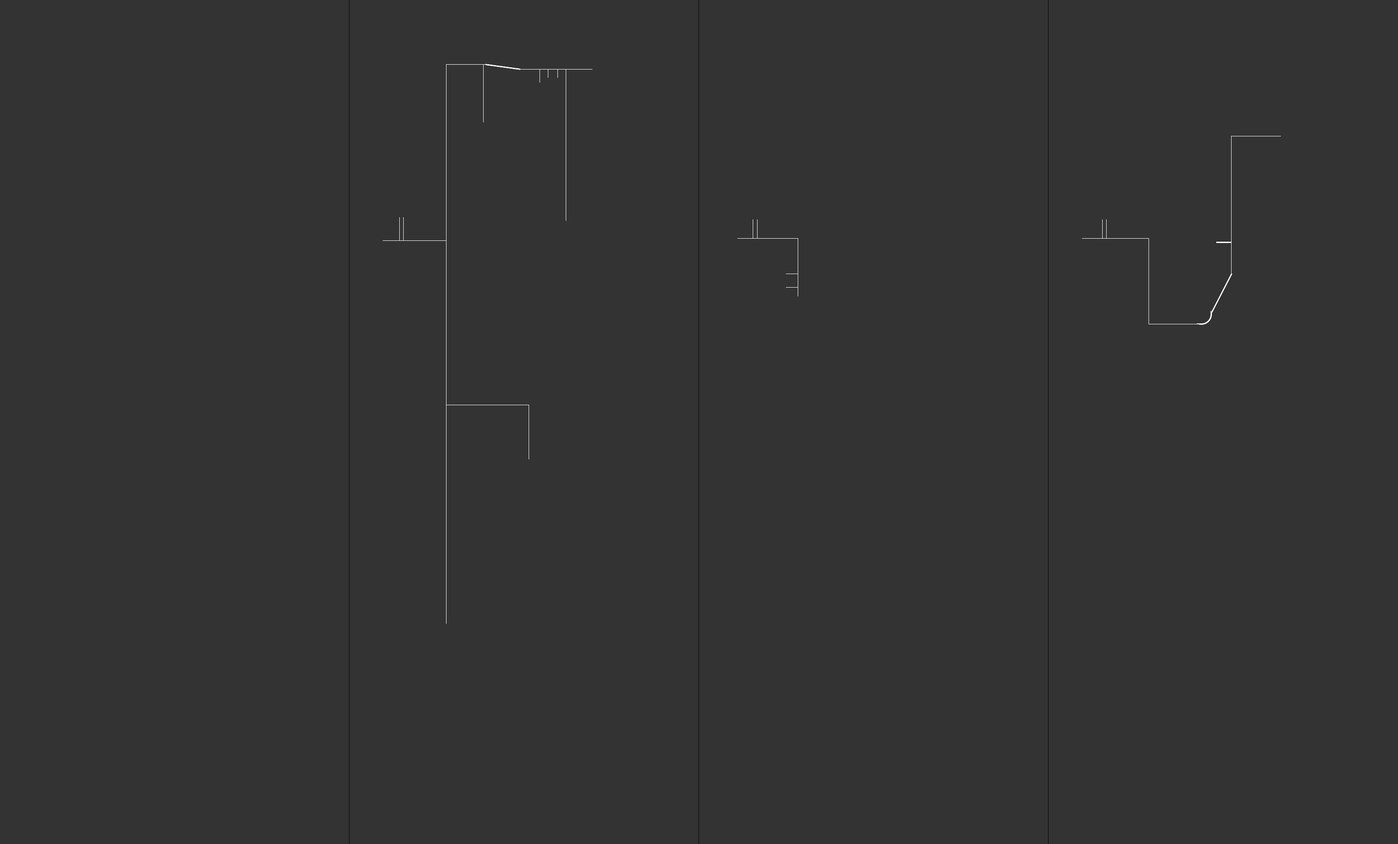
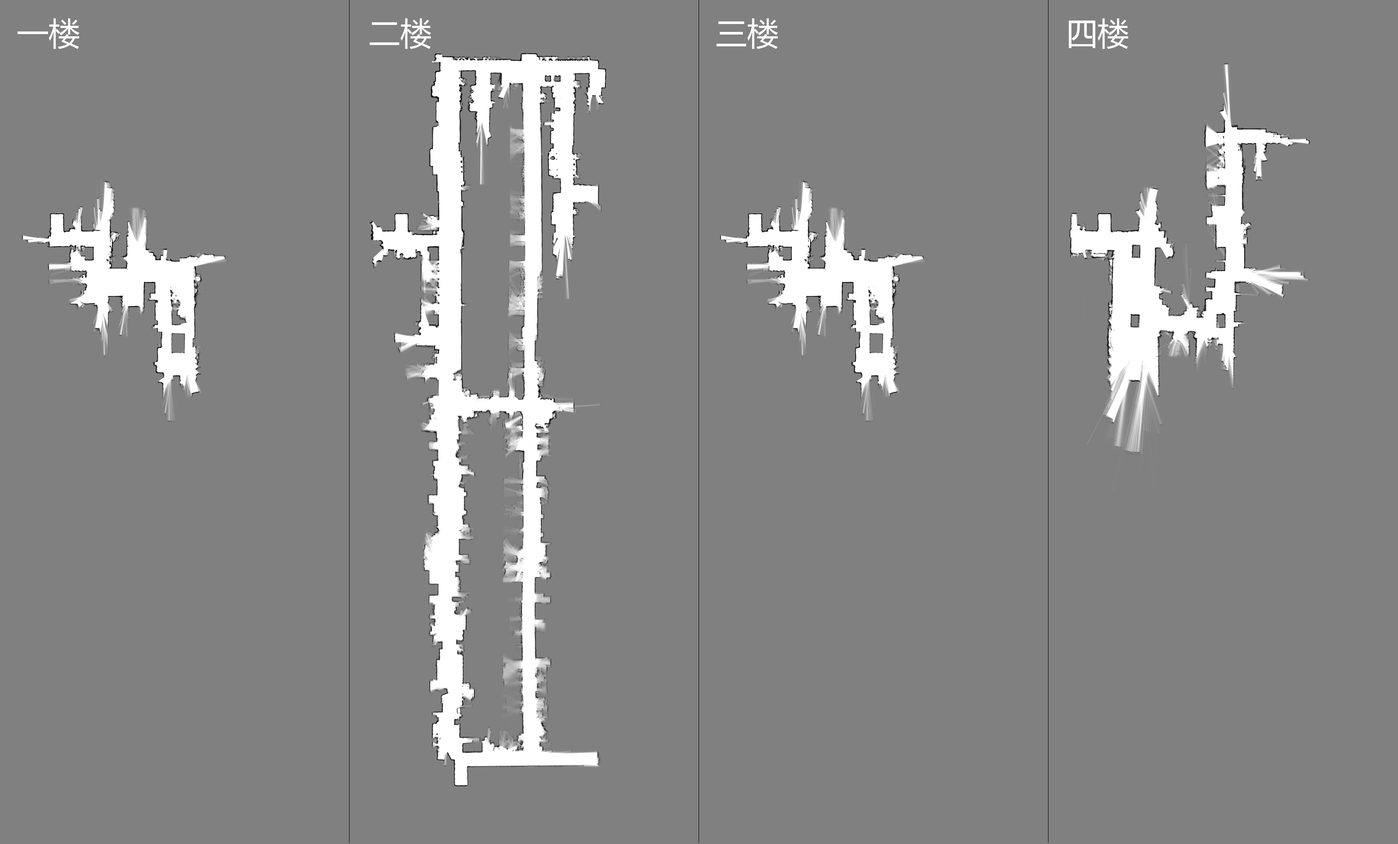
Before/after of a 1398x844 layered artwork. What changed in the layer stack:
hid group "map_path" (43 layers) over [0, 0, 1398, 844]
painted on "形状 11" over [547, 67, 549, 78]
painted on "形状 8" (2nd of 2, in "map_path" › "2F") over [519, 67, 593, 70]
renamed "形状 12" to "形状 17", moved it above "形状 6", painted on it over [485, 63, 521, 70]
painted on "形状 6" (2nd of 2, in "map_path" › "2F") over [446, 64, 509, 66]
renamed "形状 16 拷贝 2" to "分割线3", moved it into group "map_path", painted on it over [1047, 0, 1049, 844]
renamed "形状 16 拷贝" to "分割线2", moved it into group "map_path", painted on it over [698, 0, 700, 844]
renamed "形状 16" to "分割线1", moved it into group "map_path", painted on it over [348, 0, 350, 844]
painted on "2F" (3rd of 3, in "map" › "2F") over [420, 39, 611, 300]
